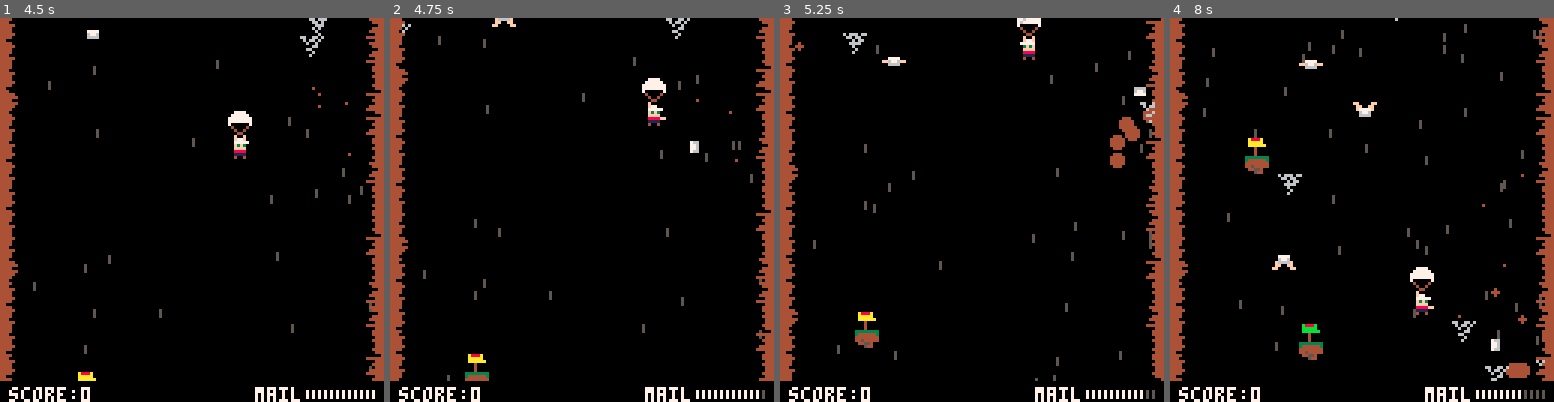
Above: before the commit, frames 1-4 (left to right).
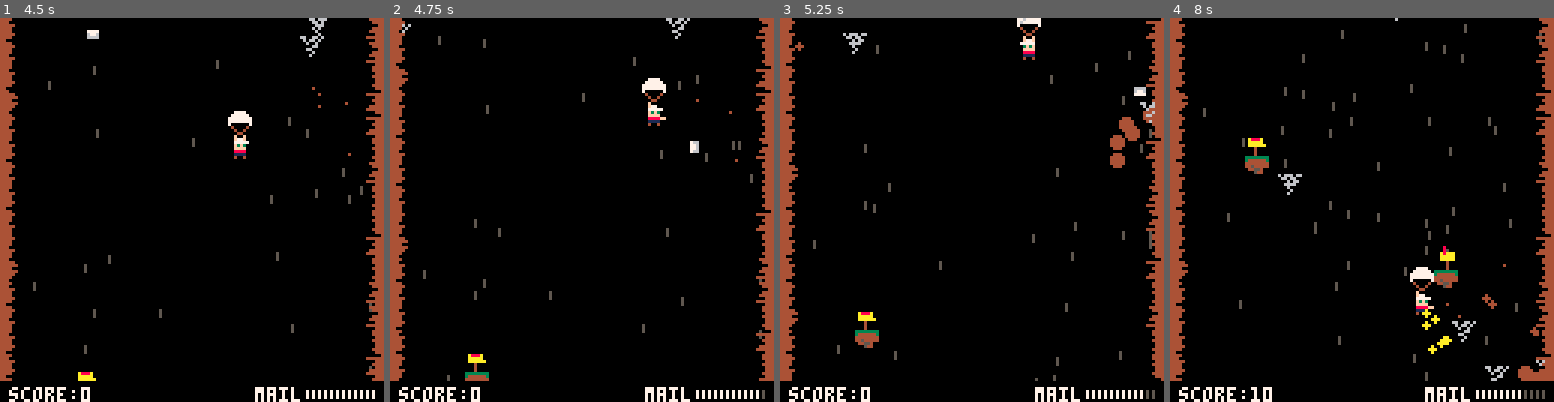
Above: after the commit, the same moments.

Repository: sugarvoid/down-mail
Game: PICO-8 cartridge down_mail.p8
Same seed, same stepped clock (60 frames per second), same inputs: the game is played once before the commit and once after it.
Inputs:
- Up to frame 1 (4.5 s): tap X (X key) at 0.33, 1.07, 1.85, 2.97, 4.08 s; tap O (Z key) at 0.7, 1.7, 2.1, 2.5, 2.9, 3.3, 3.7, 4.1 s; hold Right 1.6-2.1 s; hold Up 2.15-2.42 s; hold Right 2.47-3.03 s; hold Left 3.08-3.58 s; hold Down 3.63-3.97 s; hold Right from 4.02 s (still down)
- Up to frame 2 (4.75 s): tap O (Z key) at 4.5 s; release Right at 4.68 s; hold Up from 4.73 s (still down)
- Up to frame 3 (5.25 s): tap O (Z key) at 4.9 s; release Up at 5.03 s; hold Left from 5.08 s (still down); tap X (X key) at 5.2 s
- Up to frame 4 (8 s): tap O (Z key) every 0.4 s from 5.3 to 7.7 s; release Left at 5.68 s; hold Down 5.73-6.03 s; hold Right 6.08-6.58 s; tap X (X key) at 6.32, 7.43 s; hold Right 6.63-7.13 s; hold Up 7.18-7.45 s; hold Right from 7.5 s (still down)

Frame 1 is identical in both runs. In frame 2, less than 0.1% of the frame differs, in the area x 26-33%, y 0-3%; in frame 3, 0.1%; in frame 4, 2.9%, in the area x 9-98%, y 3-100%.

Commit message:
Make ammo come from below

Diff:
--- a/src/main.lua
+++ b/src/main.lua
@@ -178,7 +178,7 @@
         elseif g_state == gamestates.day_title then
 
         elseif g_state == gamestates.game then
-            spawn_package()
+            --spawn_package()
         elseif g_state == gamestates.gameover then
 
         end
--- a/src/package.lua
+++ b/src/package.lua
@@ -1,17 +1,16 @@
-
-package={}
-package.__index=package
+package = {}
+package.__index = package
 
 function package:new()
-    local _r=setmetatable({},package)
-    _r.x=0
-    _r.y=-40
+    local _r = setmetatable({}, package)
+    _r.x = 0
+    _r.y = 130
     _r.anim = { 55, 56, 57, 58 }
     _r.tick = 0
     _r.frame = 1
     _r.step = 5
-    _r.img=41
-    _r.speed=1
+    _r.img = 41
+    _r.speed = 1
     return _r
 end
 
@@ -20,28 +19,30 @@
     if (self.tick == 0) then
         self.frame = self.frame % #self.anim + 1
     end
-    self.y+=self.speed
-    if self.y>=130 then
-        del(objects.front,self)
+    self.y -= self.speed
+    if self.y <= -4 then
+        del(objects.front, self)
     end
-    if is_colliding(p1,self) then
-        del(objects.front,self)
+    if is_colliding(p1, self) then
+        del(objects.front, self)
         p1:update_letters(5)
     end
 end
 
 function package:draw()
-    spr(self.anim[self.frame], self.x,self.y)
+    spr(self.anim[self.frame], self.x, self.y)
 end
 
+function spawn_package()
+    if p1.letters < p1.max_letter / 3 then
+        new_package = package:new()
+        new_package.x = rnd(avil_yx)
+        add(objects.front, new_package)
+    end
 
-function spawn_package()
-    new_package=package:new()
-    new_package.x=rnd(avil_yx)
-    add(objects.front,new_package)
     reset_package_timer()
 end
 
 function reset_package_timer()
-    next_package=70+rnd(10)
+    next_package = 70 + rnd(10)
 end
--- a/src/player.lua
+++ b/src/player.lua
@@ -25,6 +25,7 @@
     _p.life = max_health
     _p.thr_anmi = 0
     _p.move_speed = 1.5
+    _p.twister_count = 0
     return _p
 end
 
--- a/src/spawner.lua
+++ b/src/spawner.lua
@@ -20,8 +20,9 @@
     rock_1 = randsec_rang(3, 10),
     rock_2 = randsec_rang(3, 10),
     mail_box = 40,
-    demon = 30*10,
+    demon = 30 * 10,
     ring = 30,
+    ammo = 30,
 
     update = function(self)
         if g_state == gamestates.game then
@@ -29,6 +30,7 @@
             self.rock_2 -= 1
             self.mail_box -= 1
             self.demon -= 1
+            self.ammo -= 1
 
             if self.rock_1 <= 0 then
                 local lane = get_available_lane()
@@ -51,6 +53,12 @@
             if self.demon <= 0 then
                 self.demon = randsec_rang(9, 20)
                 spawn_demon()
+            end
+
+            if self.ammo <= 0 then
+                self.ammo = randsec_rang(10, 20)
+
+                spawn_package()
             end
 
 
@@ -78,7 +86,7 @@
     reset = function()
         mailboxes = {}
         rocks = {}
-        rings={}
+        rings = {}
         objects.front = {}
         objects.back = {}
         all_particles = {}
